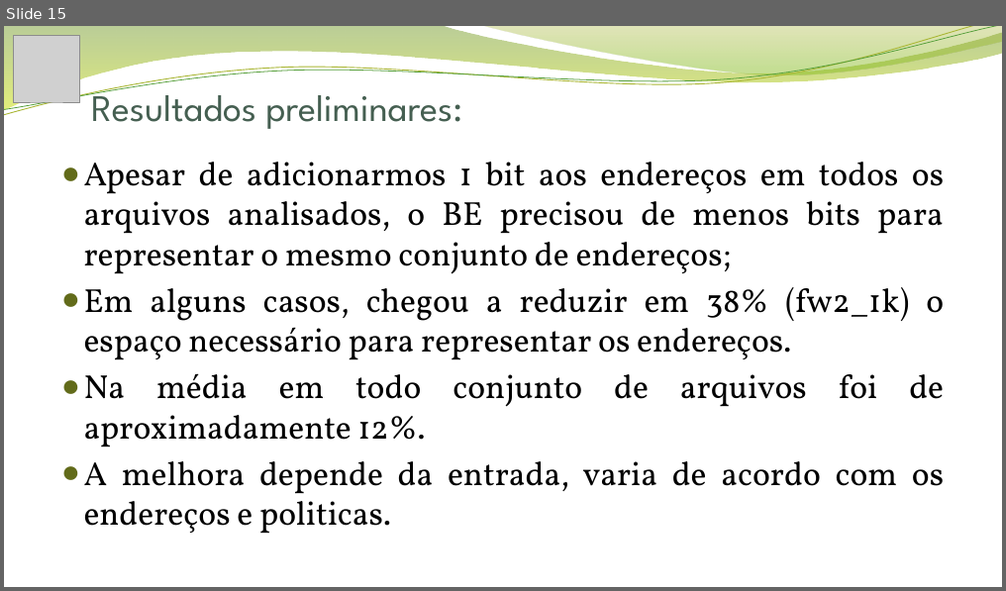
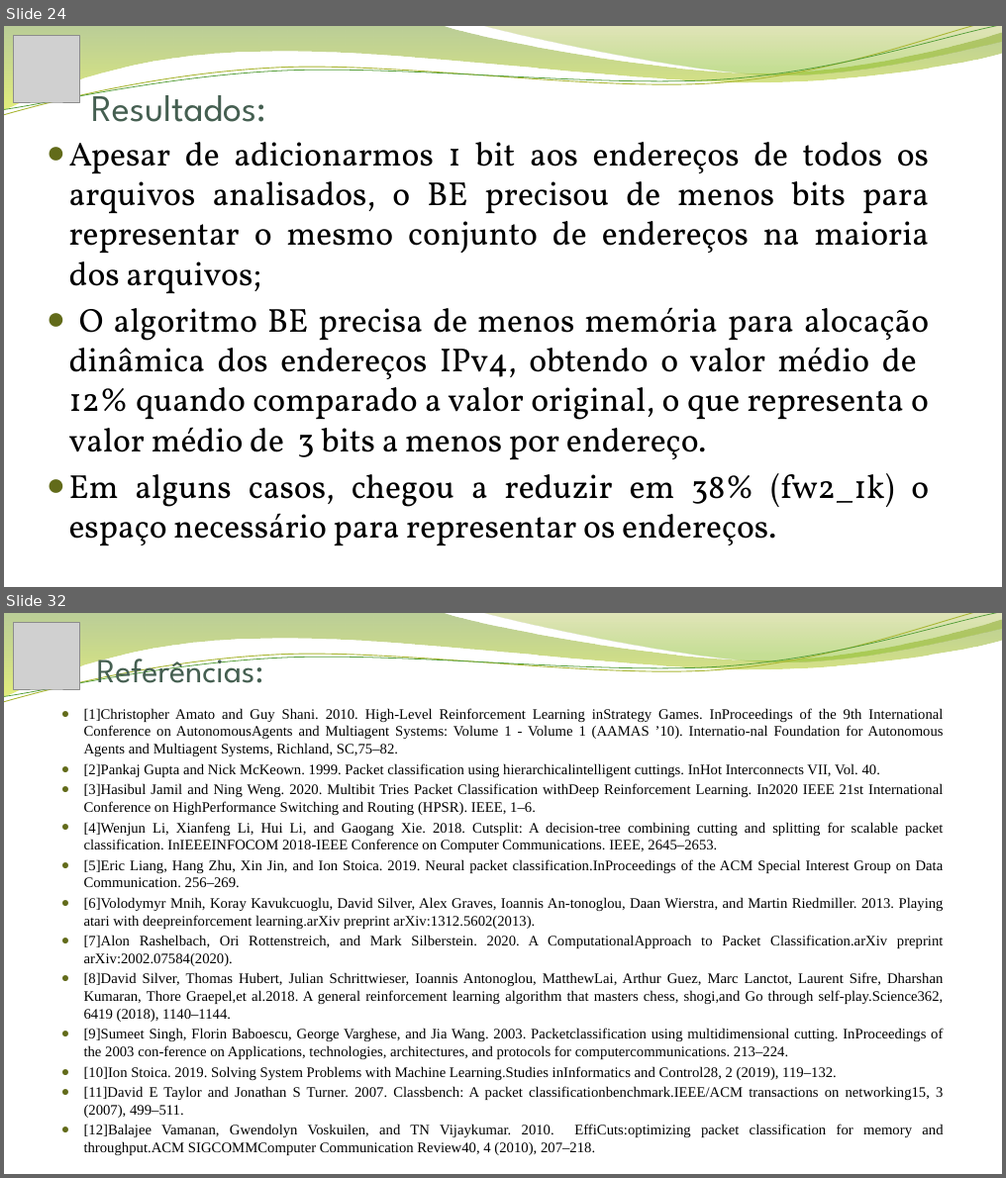
Before and after one commit to jonathanalvesoliveira/neurocutseb, a slide deck: Apresentação Final.pptx. Shown one above the other, each under a label of ours: slide 15 before the commit, slides 24 and 32 after it; the slides between them are not shown. The pictures are 1006x591 and 1006x1178 pixels, drawn with LibreOffice and Linux fonts; fonts in the diff are those of the drawing; grey boxes stand for pictures; background and template pictures are left out. Boxes give left, top, right and bottom in pixels: in the first picture for what was removed or moved away, otherwise in the second. Text is boxed around its words. In the diff, an @@ line names an element or a change of style, - is before the commit and + after.

```diff
--- a/Apresentação Final.pptx
+++ b/Apresentação Final.pptx
@@ slide 32 added at bbox=[4, 613, 1002, 1174], background picture (left out); not listed: 4 template elements that a slide beside it also shows @@
@@ picture added at bbox=[14, 622, 79, 688] @@
@@ title added at bbox=[97, 649, 264, 683], 32.4 pt, text #455F51 @@
+Referências:
@@ text added at bbox=[84, 708, 944, 1138], 14 pt, text #000000 @@
+● [1]Christopher Amato and Guy Shani. 2010. High-Level Reinforcement Learning inStrategy Games. InProceedings of the 9th International Conference on AutonomousAgents and Multiagent Systems: Volume 1 - Volume 1 (AAMAS ’10). Internatio-nal Foundation for Autonomous Agents and Multiagent Systems, Richland, SC,75–82.
+● [2]Pankaj Gupta and Nick McKeown. 1999. Packet classification using hierarchicalintelligent cuttings. InHot Interconnects VII, Vol. 40.
+● [3]Hasibul Jamil and Ning Weng. 2020. Multibit Tries Packet Classification withDeep Reinforcement Learning. In2020 IEEE 21st International Conference on HighPerformance Switching and Routing (HPSR). IEEE, 1–6.
+● [4]Wenjun Li, Xianfeng Li, Hui Li, and Gaogang Xie. 2018. Cutsplit: A decision-tree combining cutting and splitting for scalable packet classification. InIEEEINFOCOM 2018-IEEE Conference on Computer Communications. IEEE, 2645–2653.
+● [5]Eric Liang, Hang Zhu, Xin Jin, and Ion Stoica. 2019. Neural packet classification.InProceedings of the ACM Special Interest Group on Data Communication. 256–269.
+● [6]Volodymyr Mnih, Koray Kavukcuoglu, David Silver, Alex Graves, Ioannis An-tonoglou, Daan Wierstra, and Martin Riedmiller. 2013. Playing atari with deepreinforcement learning.arXiv preprint arXiv:1312.5602(2013).
+● [7]Alon Rashelbach, Ori Rottenstreich, and Mark Silberstein. 2020. A ComputationalApproach to Packet Classification.arXiv preprint arXiv:2002.07584(2020).
+● [8]David Silver, Thomas Hubert, Julian Schrittwieser, Ioannis Antonoglou, MatthewLai, Arthur Guez, Marc Lanctot, Laurent Sifre, Dharshan Kumaran, Thore Graepel,et al.2018. A general reinforcement learning algorithm that masters chess, shogi,and Go through self-play.Science362, 6419 (2018), 1140–1144.
+● [9]Sumeet Singh, Florin Baboescu, George Varghese, and Jia Wang. 2003. Packetclassification using multidimensional cutting. InProceedings of the 2003 con-ference on Applications, technologies, architectures, and protocols for computercommunications. 213–224.
+● [10]Ion Stoica. 2019. Solving System Problems with Machine Learning.Studies inInformatics and Control28, 2 (2019), 119–132.
+● [11]David E Taylor and Jonathan S Turner. 2007. Classbench: A packet classificationbenchmark.IEEE/ACM transactions on networking15, 3 (2007), 499–511.
+● [12]Balajee Vamanan, Gwendolyn Voskuilen, and TN Vijaykumar. 2010. EffiCuts:optimizing packet classification for memory and throughput.ACM SIGCOMMComputer Communication Review40, 4 (2010), 207–218.
@@ what was slide 15 is now slide 24 @@
@@ slide 24 changed as well @@
@@ title at bbox=[91, 83, 266, 122]: text changed @@
-Resultados preliminares:
+Resultados:
@@ text "Apesar de adicionarmos 1 bit ...": place and size @@
-text "Apesar de adicionarmos 1 bit ..." at bbox=[84, 162, 944, 534]
+text "Apesar de adicionarmos 1 bit ..." at bbox=[69, 142, 929, 547]
@@ text at bbox=[69, 142, 929, 461]: text changed @@
-● Apesar de adicionarmos 1 bit aos endereços em todos os arquivos analisados, o BE precisou de menos bits para representar o mesmo conjunto de endereços;
+● Apesar de adicionarmos 1 bit aos endereços de todos os arquivos analisados, o BE precisou de menos bits para representar o mesmo conjunto de endereços na maioria dos arquivos;
+● O algoritmo BE precisa de menos memória para alocação dinâmica dos endereços IPv4, obtendo o valor médio de 12% quando comparado a valor original, o que representa o valor médio de 3 bits a menos por endereço.
@@ text at bbox=[84, 373, 944, 534]: paragraphs removed @@
-● Na média em todo conjunto de arquivos foi de aproximadamente 12%.
-● A melhora depende da entrada, varia de acordo com os endereços e politicas.
```
Also in this commit, not shown: 11 other slides changed, 18 other slides added, 3 slides removed, 6 other files.
